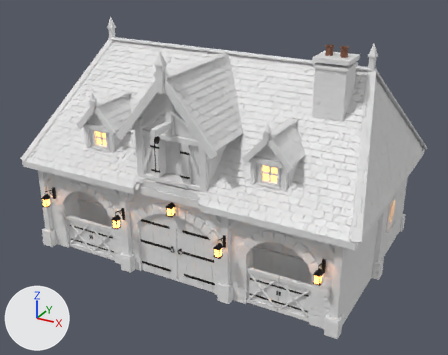
Renders of the FBX model GameClient/ArtSource/Silverbrook/Stables/SilverbrookStables.fbx from each side of a commit.
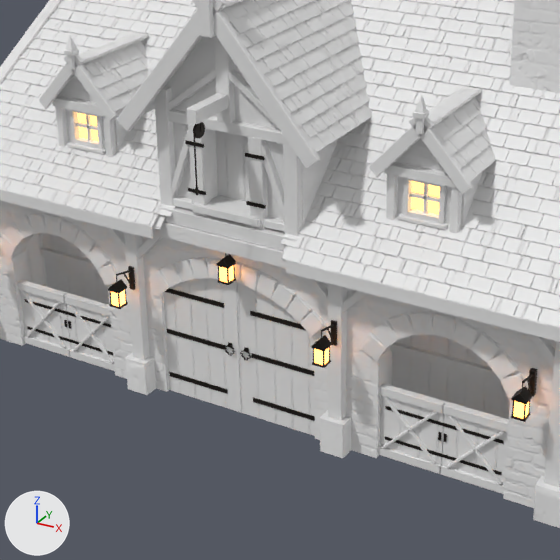
Old and new are each drawn whole from a 50 mm camera at (8.8, -16.06, 10.28) aimed at (0.19, -0.41, 2.45) and again close up on the part from 13% to 75% of the width and 21% to 100% of the height. The axes (+X, +Y, +Z) are drawn at lower left. The lights are the same throughout. The older version's two pictures come first. Vertices at exactly the same position are counted once.

In view in the first close-up: 'SM_SBStables_Details', 'SM_SBStables_Masonry', 'SM_SBStables_Plaster', 'SM_SBStables_Roof', 'SM_SBStables_Timber'.
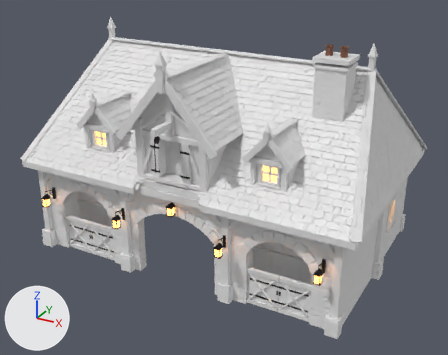
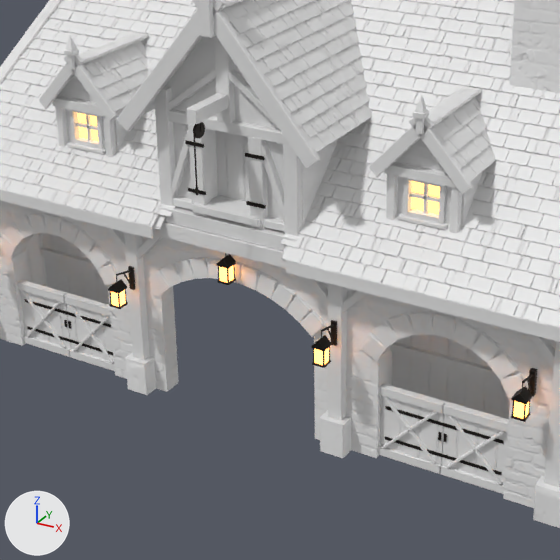
Changed parts and their boxes (x1, y1, x2, y2) in the close-ups (560 x 560 px):
part 1 of me_sm_sbstables_details, deleted: before (164, 278, 315, 436)

The edits, one by one:
me_sm_sbstables_details is used by ob_sm_sbstables_details; location (0.0, 0.0, 0.0).
me_sm_sbstables_details had 3888 vertices, 2565 faces and spanned x -4.88..4.88, y -3.79..3.29, z 0.0..6.96.
me_sm_sbstables_details now has 3548 vertices, 2335 faces and spans x -4.88..4.88, y -3.79..3.29, z 0.0..6.96.
me_sm_sbstables_details part 1: 30 loose pieces with 340 vertices, spanning x -1.32..1.32, y -2.96..-2.84, z 0.0..2.27, are deleted.
